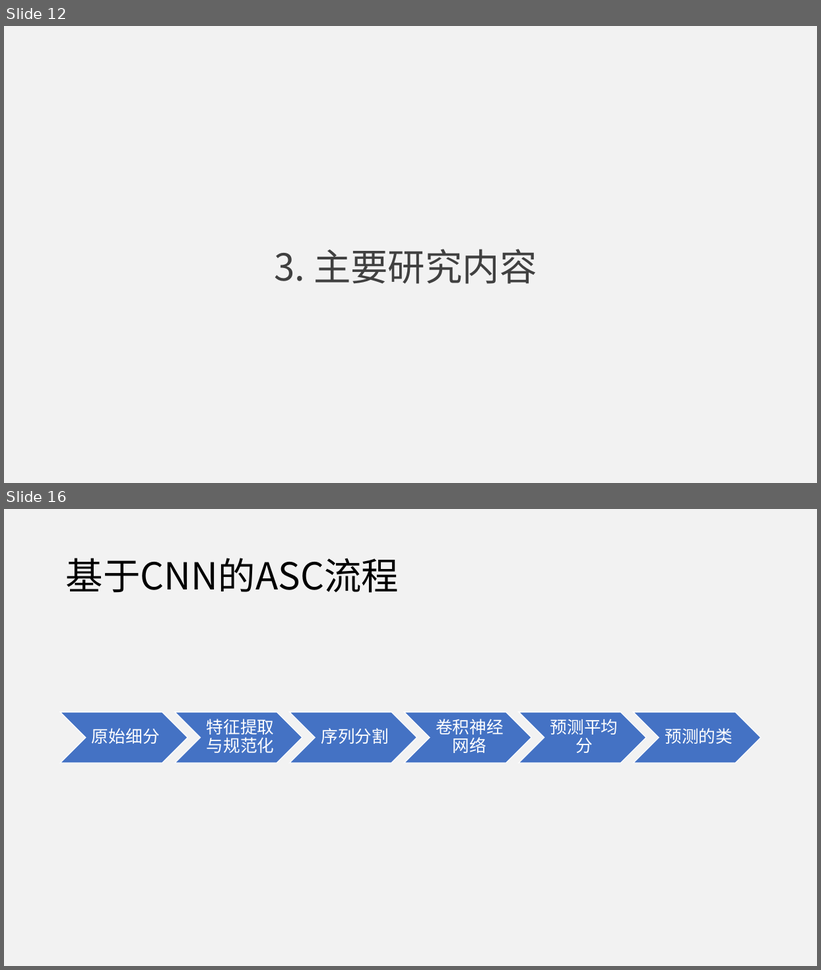
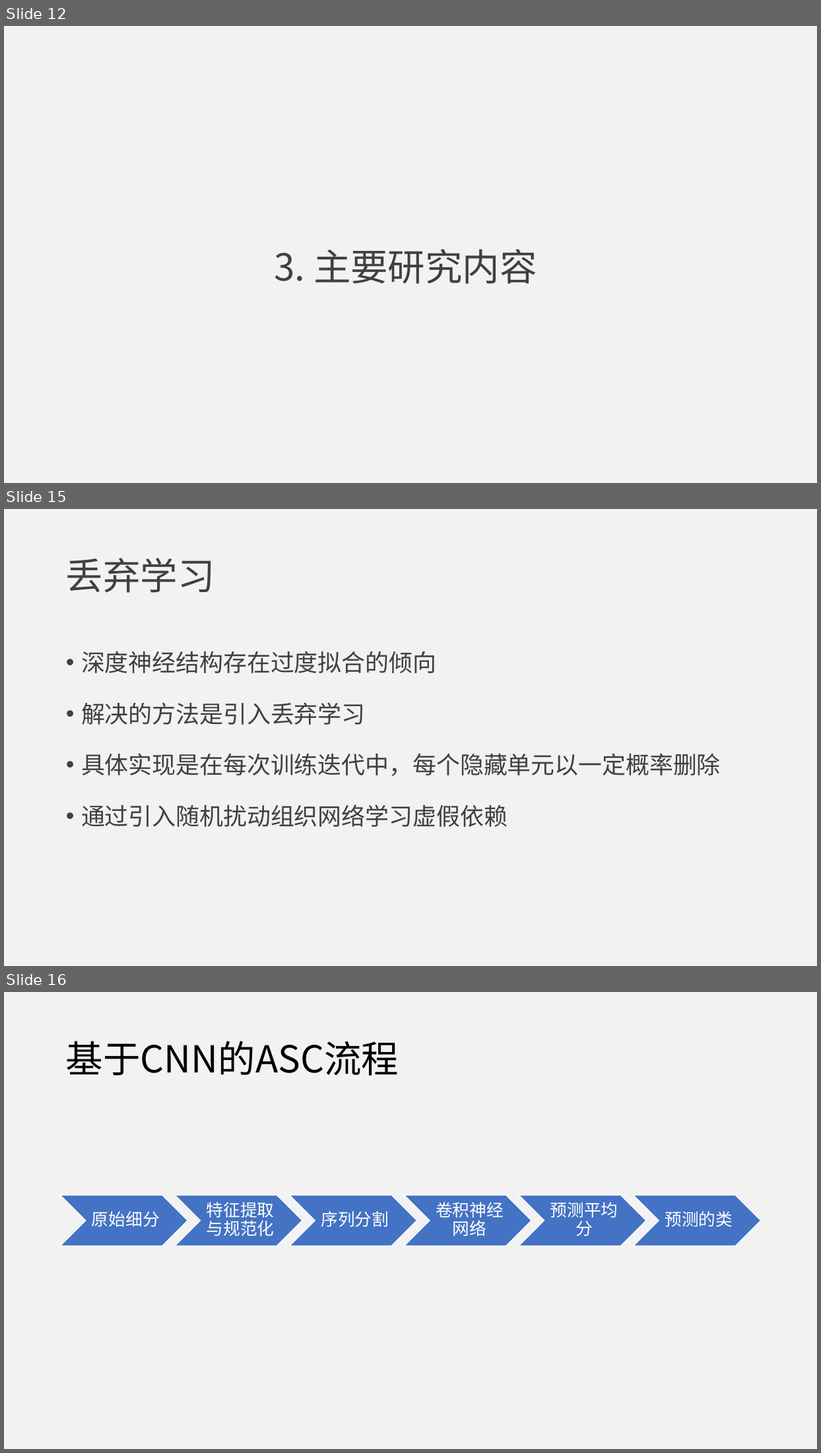
Before and after one commit to jumper3/paper, a slide deck: 开题报告/答辩.pptx. Shown one above the other, each under a label of ours: slides 12 and 16 before the commit, slides 12, 15 and 16 after it; the slides between them are not shown. The pictures are 821x970 and 821x1453 pixels, drawn with LibreOffice and Linux fonts; fonts in the diff are those of the drawing. Boxes give left, top, right and bottom in pixels: in the first picture for what was removed or moved away, otherwise in the second. Text is boxed around its words. In the diff, an @@ line names an element or a change of style, - is before the commit and + after.

```diff
--- a/开题报告/答辩.pptx
+++ b/开题报告/答辩.pptx
@@ slide 15 added at box(4, 509, 817, 966), background #F2F2F2 @@
@@ title added at box(66, 558, 215, 593), 44 pt, text #404040 @@
+丢弃学习
@@ text added at box(81, 651, 721, 827), 28 pt, text #404040 @@
+• 深度神经结构存在过度拟合的倾向
+• 解决的方法是引入丢弃学习
+• 具体实现是在每次训练迭代中，每个隐藏单元以一定概率删除
+• 通过引入随机扰动组织网络学习虚假依赖
```
Also in this commit, not shown: 8 slides changed, 3 other slides added, 3 slides removed, 2 other files.
